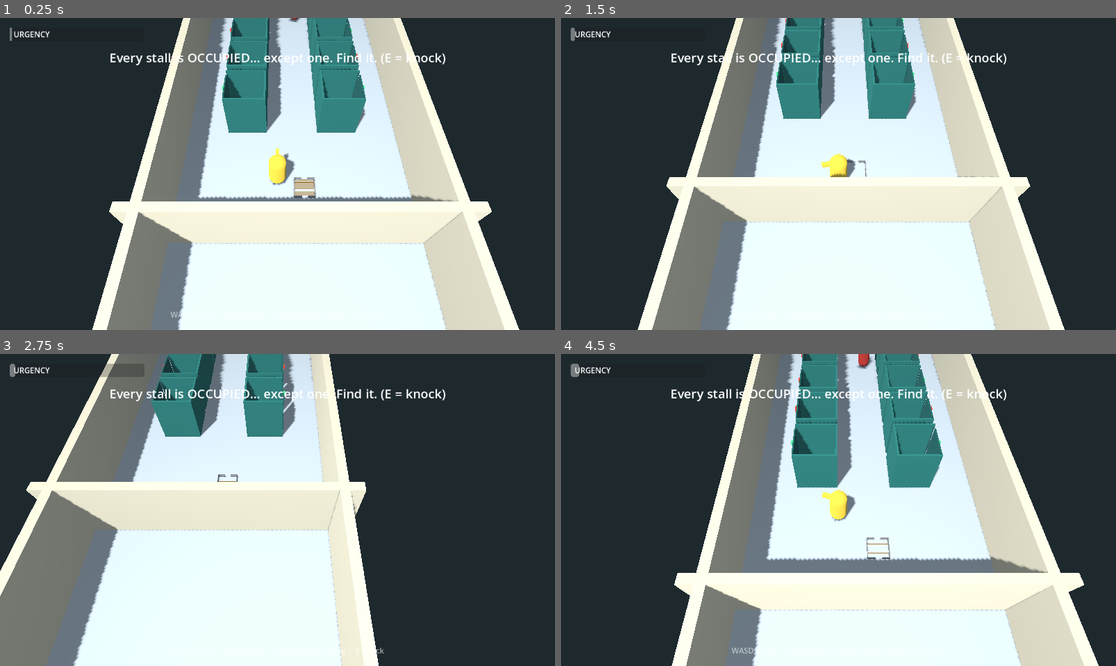
Above: before the commit, frames 1-4 (two rows, left to right).
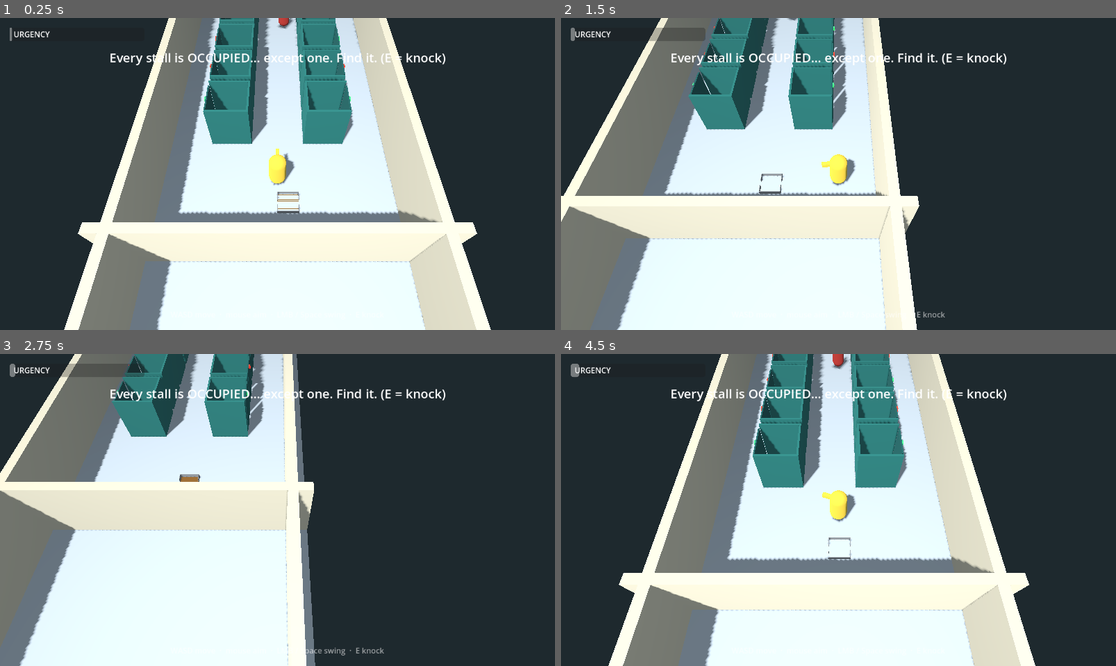
Above: after the commit, the same moments.

Repository: wizenroom/Infinite-bathrooms
Game: Godot game, scene res://scenes/floors/straight_through/default.tscn
Same seed, same stepped clock (60 frames per second), same inputs: the game is played once before the commit and once after it.
Inputs (mouse positions are in pixels of both pictures, inside the frame that each line leads up to):
- Up to frame 1 (0.25 s): no input
- Up to frame 2 (1.5 s): tap Enter at 0.5 s; move the mouse to (960, 158) at 0.52 s; hold D 0.53-1.28 s; tap R at 0.6 s; click (960, 158) at 0.67 s; tap Space at 0.77 s; move the mouse to (727, 189) at 1.27 s; hold S from 1.28 s (still down); tap E at 1.35 s
- Up to frame 3 (2.75 s): tap Space at 1.52 s; move the mouse to (333, 441) at 2.02 s; release S at 2.03 s; hold D from 2.03 s (still down); tap R at 2.1 s
- Up to frame 4 (4.5 s): move the mouse to (810, 572) at 2.77 s; release D at 2.78 s; hold W 2.78-3.53 s; tap E at 2.85, 4.35 s; click (810, 572) at 2.92 s; tap Space at 3.02, 3.77 s; move the mouse to (1005, 556) at 3.52 s; hold A from 3.53 s (still down); tap R at 3.6 s; move the mouse to (672, 463) at 4.27 s

The runs differ from the first frame. In frame 1, 28% of the frame differs, in the area x 11-94%, y 0-100%; in frame 2, 55%, in the area x 0-91%, y 0-100%; in frame 3, 29%; in frame 4, 41%.

Commit message:
added_tile_loader (broken)

Diff:
--- a/scripts/map/map_generator.gd
+++ b/scenes/floorgenerator.gd
@@ -9,12 +9,12 @@
 
 const TileScene = preload("res://scenes/base_objects/floor_tile.tscn")
 const ProgressTileScene = preload("res://scenes/base_objects/progress_tile.tscn")
+const TILE_LIBRARY_SCENE = preload("res://scenes/floors/tile_library.tscn")
 
 const TILE_SIZE := 50
 
-func getStraightThrough():
-
-
+var tile_library : TileLibrary
+const tiletype = MapEnums.TileType
 
 func build_rooms():
 	for x in width:
@@ -24,12 +24,15 @@
 			var tile: Node3D
 
 			if room == RoomType.FILLER:
-				tile = TileScene.instantiate()
+				tile = tile_library.get_random_tile(tiletype.STRAIGHTTHROUGH)
+				add_child(tile)
+			elif room == RoomType.DOWN:
+				tile = tile_library.get_random_tile(tiletype.DOWN)
 				add_child(tile)
 			else:
-				tile = ProgressTileScene.instantiate()
+				tile = tile_library.get_random_tile(tiletype.STRAIGHTTHROUGH)
 				add_child(tile)
-				tile.set_direction(room)
+				#tile.set_direction(room)
 
 			tile.scale = Vector3i.ONE * TILE_SIZE
 			tile.position = Vector3(
@@ -49,6 +52,7 @@
 	return builder
 
 func _ready():
+	tile_library = TILE_LIBRARY_SCENE.instantiate()
 	builder = build_map_template()
 	print(builder.Map_Template)
 	build_rooms()
--- a/scenes/floorgenerator.tscn
+++ b/scenes/floorgenerator.tscn
@@ -1,6 +1,6 @@
 [gd_scene format=3 uid="uid://dvc5oonbxxvje"]
 
-[ext_resource type="Script" uid="uid://ddlxnyx0lknb0" path="res://scripts/map/map_generator.gd" id="1_bpbj4"]
+[ext_resource type="Script" uid="uid://ddlxnyx0lknb0" path="res://scenes/floorgenerator.gd" id="1_bpbj4"]
 [ext_resource type="PackedScene" uid="uid://dh3kqcfi5h3e4" path="res://gremlins_fpc/addons/gremlins_first_person/gremlins_fpc.tscn" id="2_cdwa8"]
 
 [node name="FloorGenerator" type="Node3D" unique_id=2140070853]
--- /dev/null
+++ b/scenes/floors/loader_down.tscn
@@ -0,0 +1,7 @@
+[gd_scene format=3 uid="uid://bdw6cp1oej1er"]
+
+[ext_resource type="PackedScene" uid="uid://wurpct8r2dpx" path="res://scenes/floors/down/default.tscn" id="1_v0y62"]
+
+[node name="LoaderDown" type="Node3D" unique_id=2002200279]
+
+[node name="Prototype" parent="." unique_id=1780953924 instance=ExtResource("1_v0y62")]
--- /dev/null
+++ b/scenes/floors/loader_straight_through.tscn
@@ -0,0 +1,7 @@
+[gd_scene format=3 uid="uid://cpv0cndpddpmf"]
+
+[ext_resource type="PackedScene" uid="uid://cgd4fg6gc2bee" path="res://scenes/floors/straight_through/default.tscn" id="1_n48m4"]
+
+[node name="LoaderStraightThrough" type="Node3D" unique_id=2055799717]
+
+[node name="Prototype" parent="." unique_id=1780953924 instance=ExtResource("1_n48m4")]
--- a/scenes/floors/straight_through/default.tscn
+++ b/scenes/floors/straight_through/default.tscn
@@ -3,16 +3,16 @@
 [ext_resource type="Script" uid="uid://cd85ksdvl5suo" path="res://scripts/proto/bathroom.gd" id="1_erpi0"]
 [ext_resource type="PackedScene" uid="uid://d2cl357p6d24u" path="res://scenes/base_objects/floor_tile.tscn" id="2_cb7qb"]
 
-[sub_resource type="BoxShape3D" id="BoxShape3D_1edjn"]
-size = Vector3(1, 10, 50)
+[sub_resource type="BoxShape3D" id="BoxShape3D_erpi0"]
+size = Vector3(50, 10, 1)
 
-[sub_resource type="BoxMesh" id="BoxMesh_nhfup"]
-size = Vector3(1, 10, 50)
+[sub_resource type="BoxMesh" id="BoxMesh_cb7qb"]
+size = Vector3(50, 10, 1)
 
-[sub_resource type="BoxShape3D" id="BoxShape3D_lb86o"]
+[sub_resource type="BoxShape3D" id="BoxShape3D_urpnh"]
 size = Vector3(17, 10, 1)
 
-[sub_resource type="BoxMesh" id="BoxMesh_4iftf"]
+[sub_resource type="BoxMesh" id="BoxMesh_a5qk0"]
 size = Vector3(17, 10, 1)
 
 [node name="Prototype" type="Node3D" unique_id=1780953924]
@@ -23,67 +23,68 @@
 
 [node name="floor_tile" parent="Node3D" unique_id=345918832 instance=ExtResource("2_cb7qb")]
 
-[node name="Wall" type="StaticBody3D" parent="Node3D" unique_id=1080663565]
+[node name="Wall3" type="StaticBody3D" parent="Node3D" unique_id=30399067]
+transform = Transform3D(1, 0, 0, 0, 1, 0, 0, 0, 1, 26, 0, 0)
 
-[node name="CollisionShape3D" type="CollisionShape3D" parent="Node3D/Wall" unique_id=1202992783]
-transform = Transform3D(1, 0, 0, 0, 1, 0, 0, 0, 1, 0.5, 5, 25)
-shape = SubResource("BoxShape3D_1edjn")
+[node name="CollisionShape3D" type="CollisionShape3D" parent="Node3D/Wall3" unique_id=15248122]
+transform = Transform3D(1, 0, 0, 0, 1, 0, 0, 0, 1, -1.0000019, 4.9999995, 0.5)
+shape = SubResource("BoxShape3D_erpi0")
 
-[node name="MeshInstance3D" type="MeshInstance3D" parent="Node3D/Wall" unique_id=1557278901]
-transform = Transform3D(1, 0, 0, 0, 1, 0, 0, 0, 1, 0.5, 5, 25)
-mesh = SubResource("BoxMesh_nhfup")
+[node name="MeshInstance3D" type="MeshInstance3D" parent="Node3D/Wall3" unique_id=1300978028]
+transform = Transform3D(1, 0, 0, 0, 1, 0, 0, 0, 1, -1.0000038, 4.9999995, 0.5)
+mesh = SubResource("BoxMesh_cb7qb")
 skeleton = NodePath("../../..")
 
-[node name="Wall2" type="StaticBody3D" parent="Node3D" unique_id=158053474]
-transform = Transform3D(1, 0, 0, 0, 1, 0, 0, 0, 1, 49, 0, 0)
+[node name="Wall4" type="StaticBody3D" parent="Node3D" unique_id=651658260]
+transform = Transform3D(1, 0, 0, 0, 1, 0, 0, 0, 1, 26, 0, 49)
 
-[node name="CollisionShape3D" type="CollisionShape3D" parent="Node3D/Wall2" unique_id=579432096]
-transform = Transform3D(1, 0, 0, 0, 1, 0, 0, 0, 1, 0.5, 5, 25)
-shape = SubResource("BoxShape3D_1edjn")
+[node name="CollisionShape3D" type="CollisionShape3D" parent="Node3D/Wall4" unique_id=573271920]
+transform = Transform3D(1, 0, 0, 0, 1, 0, 0, 0, 1, -1.0000019, 4.9999995, 0.5)
+shape = SubResource("BoxShape3D_erpi0")
 
-[node name="MeshInstance3D" type="MeshInstance3D" parent="Node3D/Wall2" unique_id=406210528]
-transform = Transform3D(1, 0, 0, 0, 1, 0, 0, 0, 1, 0.5, 5, 25)
-mesh = SubResource("BoxMesh_nhfup")
+[node name="MeshInstance3D" type="MeshInstance3D" parent="Node3D/Wall4" unique_id=698221986]
+transform = Transform3D(1, 0, 0, 0, 1, 0, 0, 0, 1, -1.0000038, 4.9999995, 0.5)
+mesh = SubResource("BoxMesh_cb7qb")
 skeleton = NodePath("../../..")
 
-[node name="Entrance" type="StaticBody3D" parent="Node3D" unique_id=647025179]
-transform = Transform3D(1, 0, 0, 0, 1, 0, 0, 0, 1, 49, 0, 0)
+[node name="Entrance3" type="StaticBody3D" parent="Node3D" unique_id=725857658]
+transform = Transform3D(-4.371139e-08, 0, -1, 0, 1, 0, 1, 0, -4.371139e-08, 50, 0, 49)
 
-[node name="CollisionShape3D" type="CollisionShape3D" parent="Node3D/Entrance" unique_id=2100718801]
+[node name="CollisionShape3D" type="CollisionShape3D" parent="Node3D/Entrance3" unique_id=353950970]
 transform = Transform3D(1, 0, 0, 0, 1, 0, 0, 0, 1, -8.5, 5, 0.5)
-shape = SubResource("BoxShape3D_lb86o")
+shape = SubResource("BoxShape3D_urpnh")
 
-[node name="MeshInstance3D" type="MeshInstance3D" parent="Node3D/Entrance" unique_id=293442226]
-transform = Transform3D(1, 0, 0, 0, 1, 0, 0, 0, 1, -8.5, 5, 0.5)
-mesh = SubResource("BoxMesh_4iftf")
+[node name="MeshInstance3D" type="MeshInstance3D" parent="Node3D/Entrance3" unique_id=1304125890]
+transform = Transform3D(1, 0, -3.5527137e-15, 0, 1, 0, 3.5527137e-15, 0, 1, -8.5, 4.9999995, 0.5000038)
+mesh = SubResource("BoxMesh_a5qk0")
 skeleton = NodePath("../../..")
 
-[node name="CollisionShape3D2" type="CollisionShape3D" parent="Node3D/Entrance" unique_id=592774918]
+[node name="CollisionShape3D2" type="CollisionShape3D" parent="Node3D/Entrance3" unique_id=1942422142]
 transform = Transform3D(1, 0, 0, 0, 1, 0, 0, 0, 1, -39.5, 5, 0.5)
-shape = SubResource("BoxShape3D_lb86o")
+shape = SubResource("BoxShape3D_urpnh")
 
-[node name="MeshInstance3D2" type="MeshInstance3D" parent="Node3D/Entrance" unique_id=291784055]
+[node name="MeshInstance3D2" type="MeshInstance3D" parent="Node3D/Entrance3" unique_id=1548283974]
 transform = Transform3D(1, 0, 0, 0, 1, 0, 0, 0, 1, -39.5, 5, 0.5)
-mesh = SubResource("BoxMesh_4iftf")
+mesh = SubResource("BoxMesh_a5qk0")
 skeleton = NodePath("../../..")
 
-[node name="Entrance2" type="StaticBody3D" parent="Node3D" unique_id=51714482]
-transform = Transform3D(1, 0, 0, 0, 1, 0, 0, 0, 1, 49, 0, 49)
+[node name="Entrance4" type="StaticBody3D" parent="Node3D" unique_id=1942785343]
+transform = Transform3D(-4.371139e-08, 0, -1, 0, 1, 0, 1, 0, -4.371139e-08, 1, 0, 49)
 
-[node name="CollisionShape3D" type="CollisionShape3D" parent="Node3D/Entrance2" unique_id=1952564321]
+[node name="CollisionShape3D" type="CollisionShape3D" parent="Node3D/Entrance4" unique_id=649345307]
 transform = Transform3D(1, 0, 0, 0, 1, 0, 0, 0, 1, -8.5, 5, 0.5)
-shape = SubResource("BoxShape3D_lb86o")
+shape = SubResource("BoxShape3D_urpnh")
 
-[node name="MeshInstance3D" type="MeshInstance3D" parent="Node3D/Entrance2" unique_id=890685746]
-transform = Transform3D(1, 0, 0, 0, 1, 0, 0, 0, 1, -8.5, 5, 0.5)
-mesh = SubResource("BoxMesh_4iftf")
+[node name="MeshInstance3D" type="MeshInstance3D" parent="Node3D/Entrance4" unique_id=987564407]
+transform = Transform3D(1, 0, -3.5527137e-15, 0, 1, 0, 3.5527137e-15, 0, 1, -8.5, 4.9999995, 0.5)
+mesh = SubResource("BoxMesh_a5qk0")
 skeleton = NodePath("../../..")
 
-[node name="CollisionShape3D2" type="CollisionShape3D" parent="Node3D/Entrance2" unique_id=1867641398]
+[node name="CollisionShape3D2" type="CollisionShape3D" parent="Node3D/Entrance4" unique_id=363258072]
 transform = Transform3D(1, 0, 0, 0, 1, 0, 0, 0, 1, -39.5, 5, 0.5)
-shape = SubResource("BoxShape3D_lb86o")
+shape = SubResource("BoxShape3D_urpnh")
 
-[node name="MeshInstance3D2" type="MeshInstance3D" parent="Node3D/Entrance2" unique_id=1217421575]
+[node name="MeshInstance3D2" type="MeshInstance3D" parent="Node3D/Entrance4" unique_id=734531646]
 transform = Transform3D(1, 0, 0, 0, 1, 0, 0, 0, 1, -39.5, 5, 0.5)
-mesh = SubResource("BoxMesh_4iftf")
+mesh = SubResource("BoxMesh_a5qk0")
 skeleton = NodePath("../../..")
--- /dev/null
+++ b/scenes/floors/tile_library.gd
@@ -0,0 +1,24 @@
+extends Node
+
+class_name TileLibrary
+
+const TileType = MapEnums.TileType
+
+func get_random_tile(tile_type: TileType) -> Node:
+	var loader: Node
+
+
+#	GET THE TYPE
+	match tile_type:
+		TileType.DOWN:
+			loader = $LoaderDown
+		TileType.STRAIGHTTHROUGH:
+			loader = $LoaderStraightThrough
+
+
+	if loader.get_child_count() == 0:
+		push_error("Loader has no tiles.")
+		return null
+
+	#PICK RANDOM
+	return loader.get_children().pick_random().duplicate()
--- /dev/null
+++ b/scenes/floors/tile_library.tscn
@@ -0,0 +1,13 @@
+[gd_scene format=3 uid="uid://b3m0k08cluhu0"]
+
+[ext_resource type="Script" uid="uid://d0dh0mcme657x" path="res://scenes/floors/tile_library.gd" id="1_rx3iw"]
+[ext_resource type="PackedScene" uid="uid://bdw6cp1oej1er" path="res://scenes/floors/loader_down.tscn" id="2_i7en8"]
+[ext_resource type="PackedScene" uid="uid://cpv0cndpddpmf" path="res://scenes/floors/loader_straight_through.tscn" id="3_b1lk7"]
+
+[node name="Loader" type="Node3D" unique_id=2038129455]
+script = ExtResource("1_rx3iw")
+
+[node name="LoaderDown" parent="." unique_id=2002200279 instance=ExtResource("2_i7en8")]
+
+[node name="LoaderStraightThrough" parent="." unique_id=2055799717 instance=ExtResource("3_b1lk7")]
+transform = Transform3D(1, 0, 0, 0, 1, 0, 0, 0, 1, 0, 0, -2)
--- a/scripts/map/map_enums.gd
+++ b/scripts/map/map_enums.gd
@@ -14,3 +14,8 @@
 	RIGHT,
 	UP
 }
+
+enum TileType {
+	DOWN,
+	STRAIGHTTHROUGH
+}
Renamed: scripts/map/map_generator.gd.uid -> scenes/floorgenerator.gd.uid
Not shown, added: scenes/floors/tile_library.gd.uid
